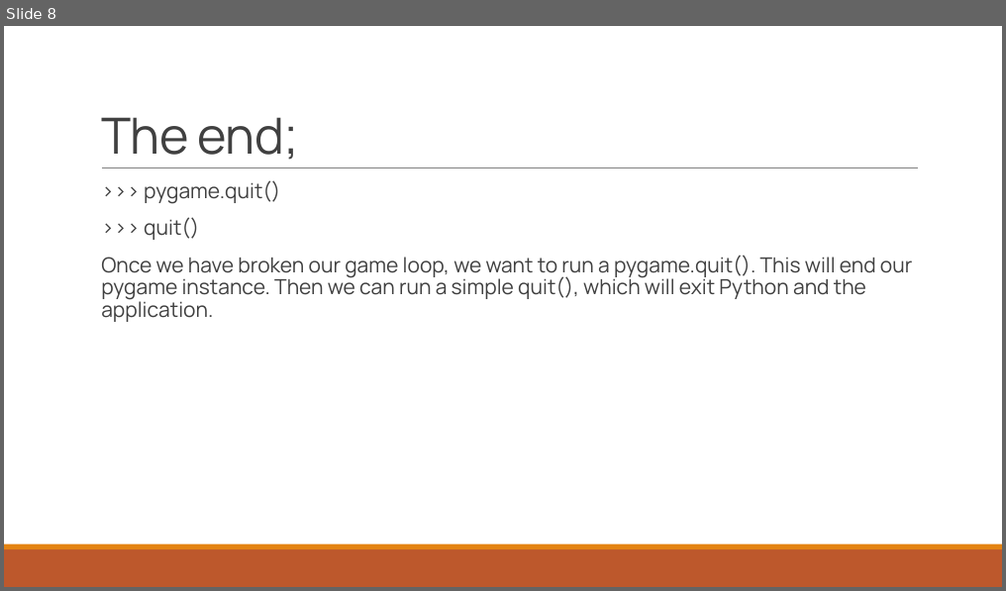
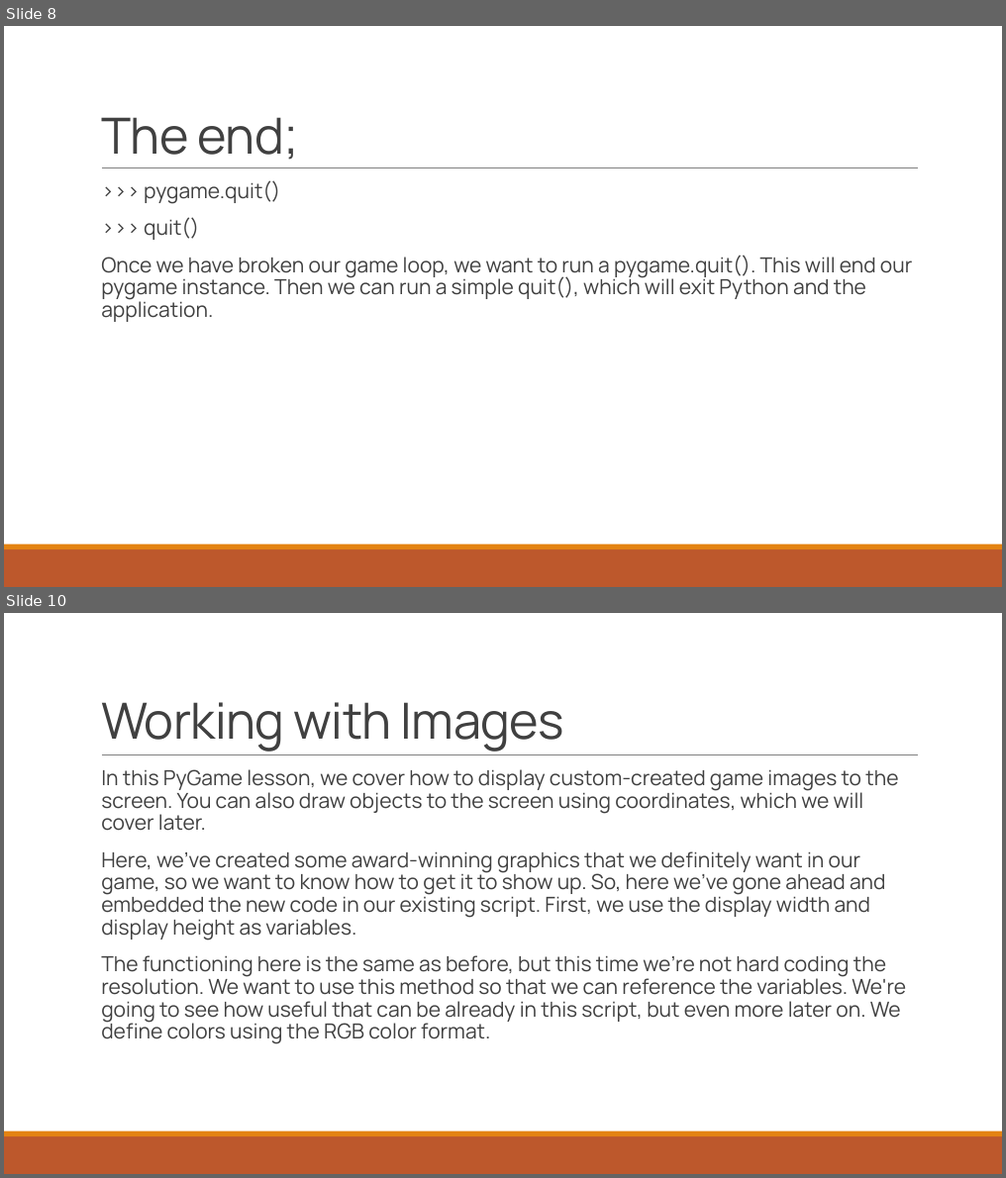
Before and after one commit to Digikids/PYGAMES-SERIES, a slide deck: Notes.pptx. Shown one above the other, each under a label of ours: slide 8 before the commit, slides 8 and 10 after it; the slides between them are not shown. The pictures are 1006x591 and 1006x1178 pixels, drawn with LibreOffice and Linux fonts; fonts in the diff are those of the drawing. Boxes give left, top, right and bottom in pixels: in the first picture for what was removed or moved away, otherwise in the second. Text is boxed around its words. In the diff, an @@ line names an element or a change of style, - is before the commit and + after.

```diff
--- a/Notes.pptx
+++ b/Notes.pptx
@@ slide 10 added at box(4, 613, 1002, 1174), background #FFFFFF; not listed: 3 template elements that a slide beside it also shows @@
@@ title added at box(101, 702, 565, 752), 48 pt, text #404040 @@
+Working with Images
@@ text added at box(101, 769, 906, 1045), 20 pt, text #404040 @@
+  In this PyGame lesson, we cover how to display custom-created game images to the screen. You can also draw objects to the screen using coordinates, which we will cover later.
+  Here, we've created some award-winning graphics that we definitely want in our game, so we want to know how to get it to show up. So, here we've gone ahead and embedded the new code in our existing script. First, we use the display width and display height as variables.
+  The functioning here is the same as before, but this time we're not hard coding the resolution. We want to use this method so that we can reference the variables. We're going to see how useful that can be already in this script, but even more later on. We define colors using the RGB color format.
```
Also in this commit, not shown: 3 other slides added, 2 other files.
